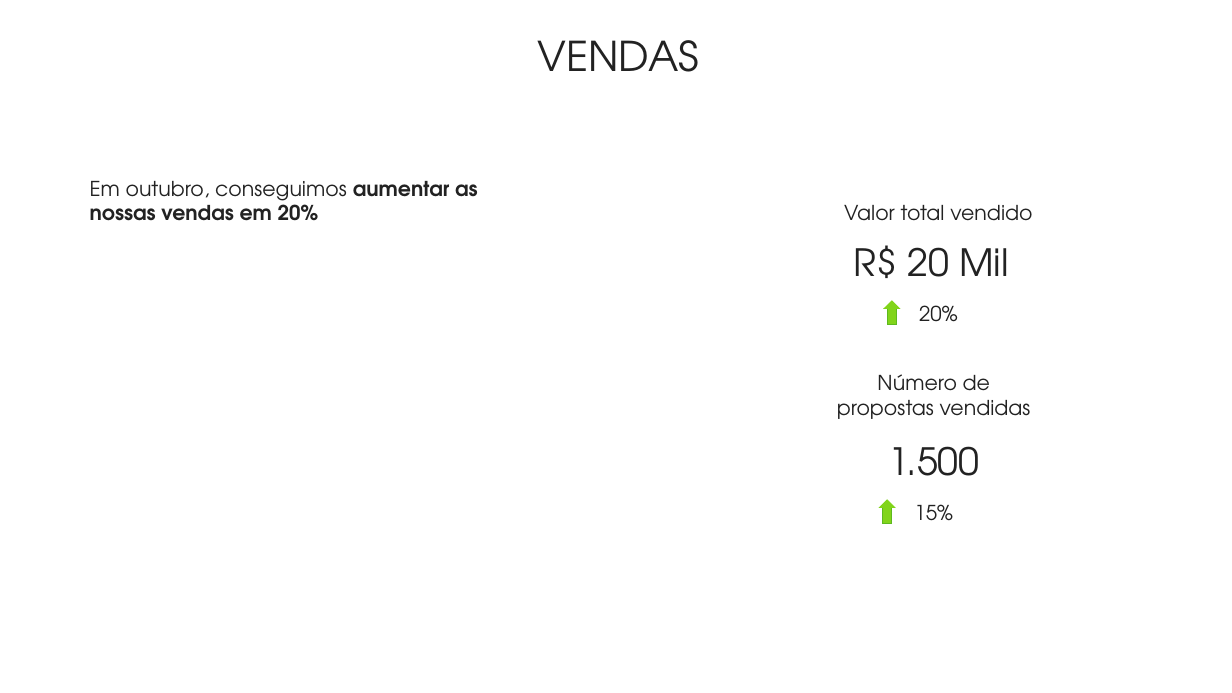
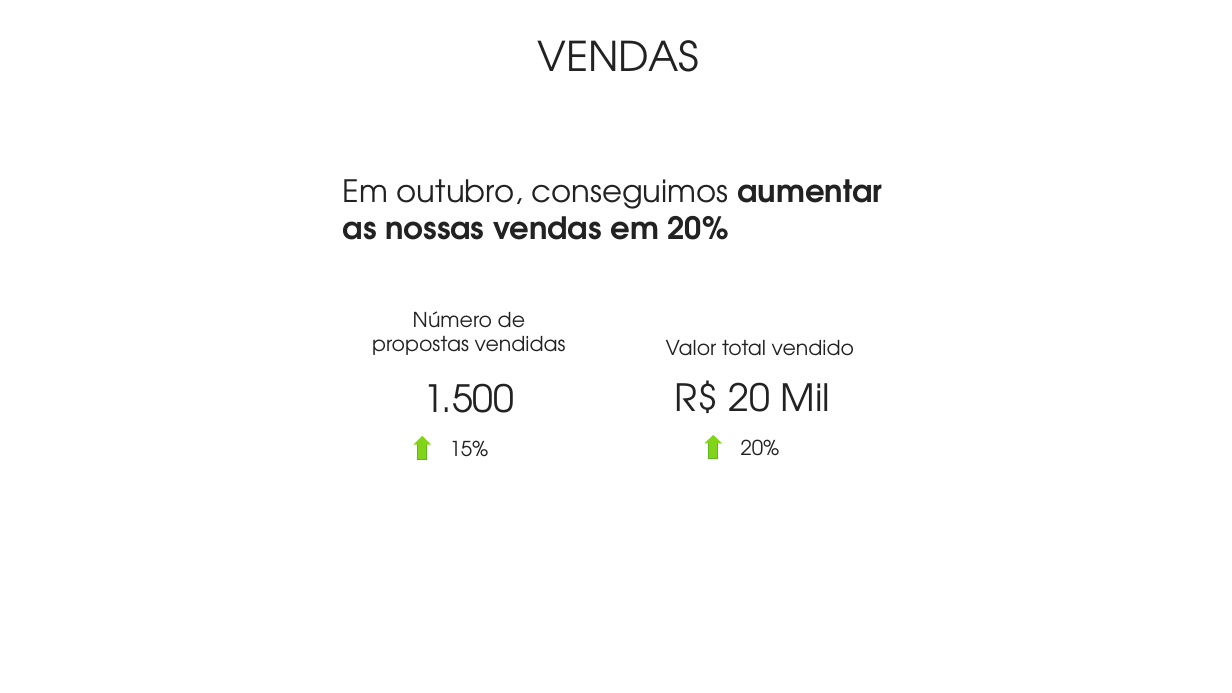
Before and after one commit to pedropark99/Personal-website, a slide deck: slide 6 of posts/2023/2023-01-20-storytelling/report-exemplo.pptx. Drawn at 1232x693 pixels with LibreOffice and Linux fonts; fonts in the diff are those of the drawing. Boxes give left, top, right and bottom in pixels: in the first picture for what was removed or moved away, otherwise in the second. Text is boxed around its words. In the diff, an @@ line names an element or a change of style, - is before the commit and + after.

```diff
--- a/posts/2023/2023-01-20-storytelling/report-exemplo.pptx
+++ b/posts/2023/2023-01-20-storytelling/report-exemplo.pptx
@@ text "Em outubro, conseguimos aumentar as ...": place and size @@
-text "Em outubro, conseguimos aumentar as ..." at (90, 181, 478, 221)
+text "Em outubro, conseguimos aumentar as ..." at (343, 179, 882, 240)
@@ text "Em outubro, conseguimos aumentar as ..." at (343, 179, 882, 240): size 12 to 18 pt @@
@@ text "Número de propostas vendidas": place and size @@
-text "Número de propostas vendidas" at (837, 374, 1031, 419)
+text "Número de propostas vendidas" at (372, 311, 566, 355)
@@ 2 texts, 1 rectangle, 1 freeform shape: place and size @@
-2 texts, 1 rectangle, 1 freeform shape at (878, 446, 979, 524)
+2 texts, 1 rectangle, 1 freeform shape at (414, 383, 514, 460)
@@ 3 texts, 1 freeform shape: place and size @@
-3 texts, 1 freeform shape at (844, 205, 1032, 322)
+3 texts, 1 freeform shape at (666, 340, 854, 456)
@@ rectangle: place and size @@
-rectangle at (887, 307, 896, 324)
+rectangle at (710, 441, 718, 458)
```
Also in this commit, not shown: 1 slide added, 1 other file.
